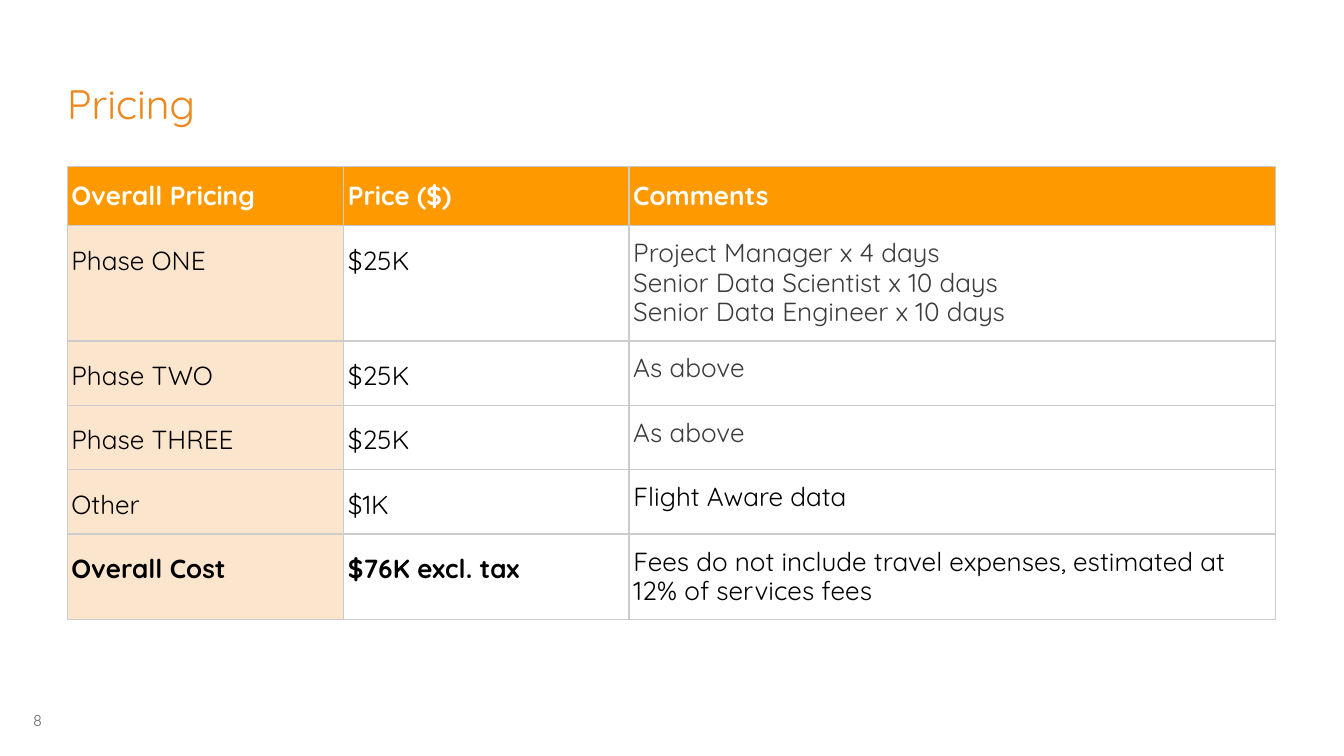
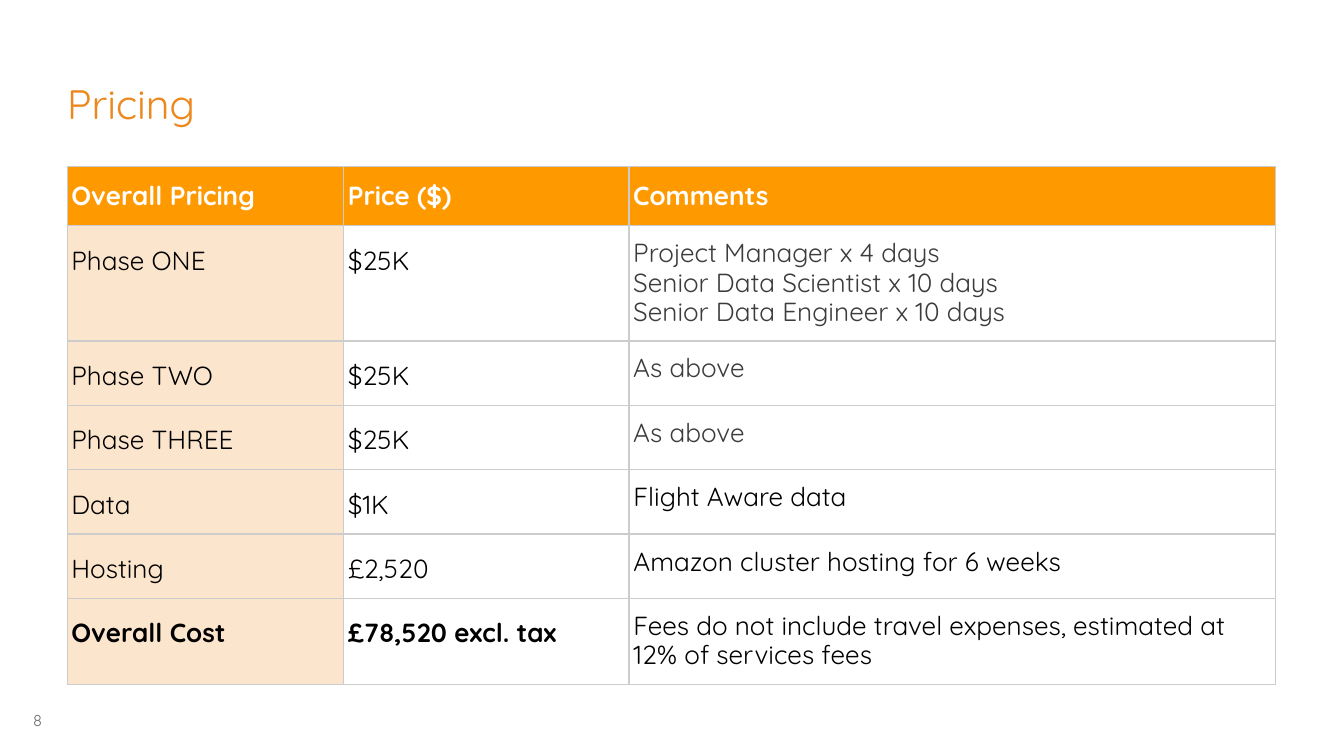
Before and after one commit to georgios-tsolakis-td/Bootcamp_Mar17_London, a slide deck: slide 8 of Team Quinto/Skynet Proposal.pptx. Drawn at 1344x756 pixels with LibreOffice and Linux fonts; fonts in the diff are those of the drawing; background and template pictures are left out. Boxes give left, top, right and bottom in pixels: in the first picture for what was removed or moved away, otherwise in the second. Text is boxed around its words. In the diff, an @@ line names an element or a change of style, - is before the commit and + after.

Commit message:
presentation update

```diff
--- a/Team Quinto/Skynet Proposal.pptx
+++ b/Team Quinto/Skynet Proposal.pptx
@@ table at [67, 167, 1275, 675] @@
-row 5: Other | $1K | Flight Aware data
-row 6: Overall Cost | $76K excl. tax | Fees do not include travel expenses, estimated at 12% of services fees
+row 5: Data | $1K | Flight Aware data
+row 6: Hosting | £2,520 | Amazon cluster hosting for 6 weeks
+row 7: Overall Cost | £78,520 excl. tax | Fees do not include travel expenses, estimated at 12% of services fees
```
Also in this commit, not shown: 2 other slides changed.
